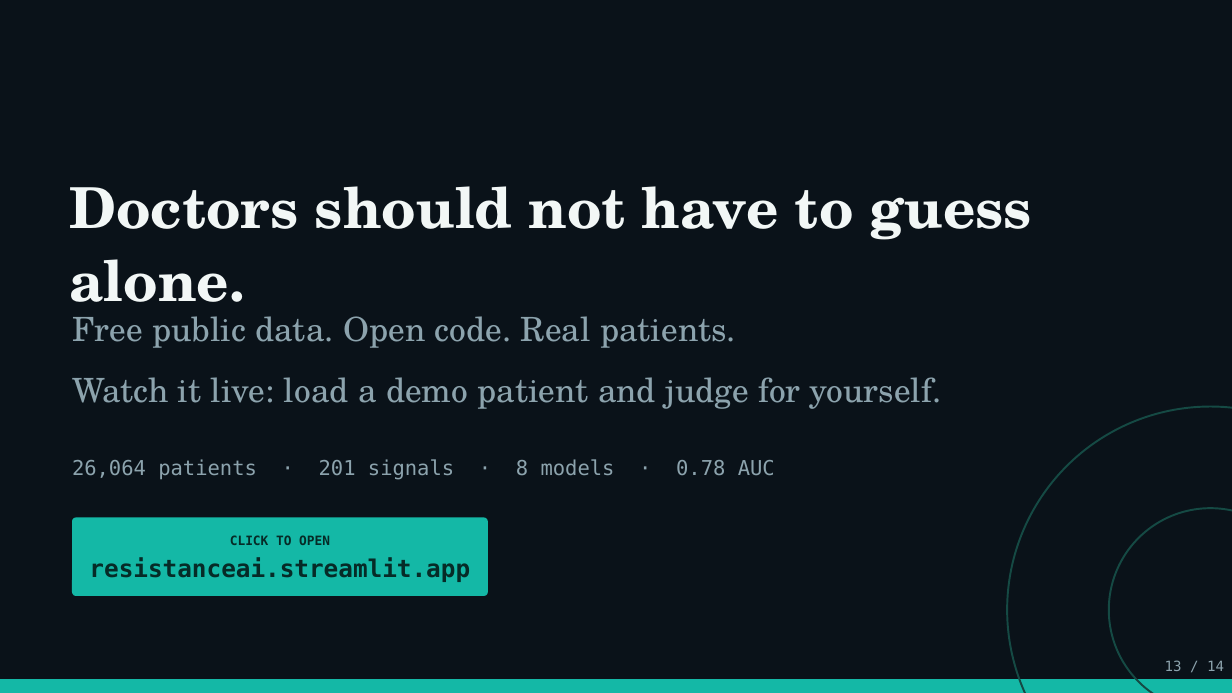
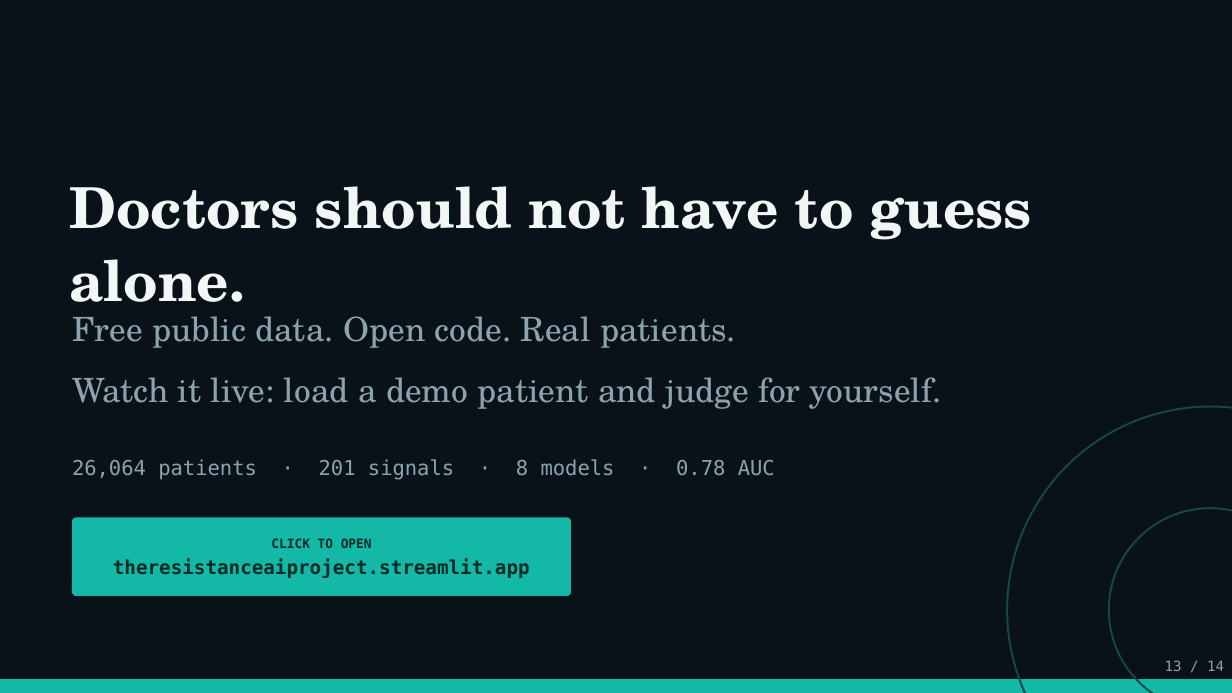
Before and after one commit to dev-abhinavmishra/resistanceai, a slide deck: slide 13 of ResistanceAI_Presentation_v9.pptx. Drawn at 1232x693 pixels with LibreOffice and Linux fonts; fonts in the diff are those of the drawing. Boxes give left, top, right and bottom in pixels: in the first picture for what was removed or moved away, otherwise in the second. Text is boxed around its words. In the diff, an @@ line names an element or a change of style, - is before the commit and + after.

```diff
--- a/ResistanceAI_Presentation_v9.pptx
+++ b/ResistanceAI_Presentation_v9.pptx
@@ rounded rectangle resized from (x1=72, y1=518, x2=488, y2=596) to (x1=72, y1=518, x2=571, y2=596) @@
@@ text at (x1=113, y1=559, x2=530, y2=578): text changed; size 19 to 15 pt @@
-resistanceai.streamlit.app
+theresistanceaiproject.streamlit.app
```
Also in this commit, not shown: 2 other slides changed, 8 other files.
